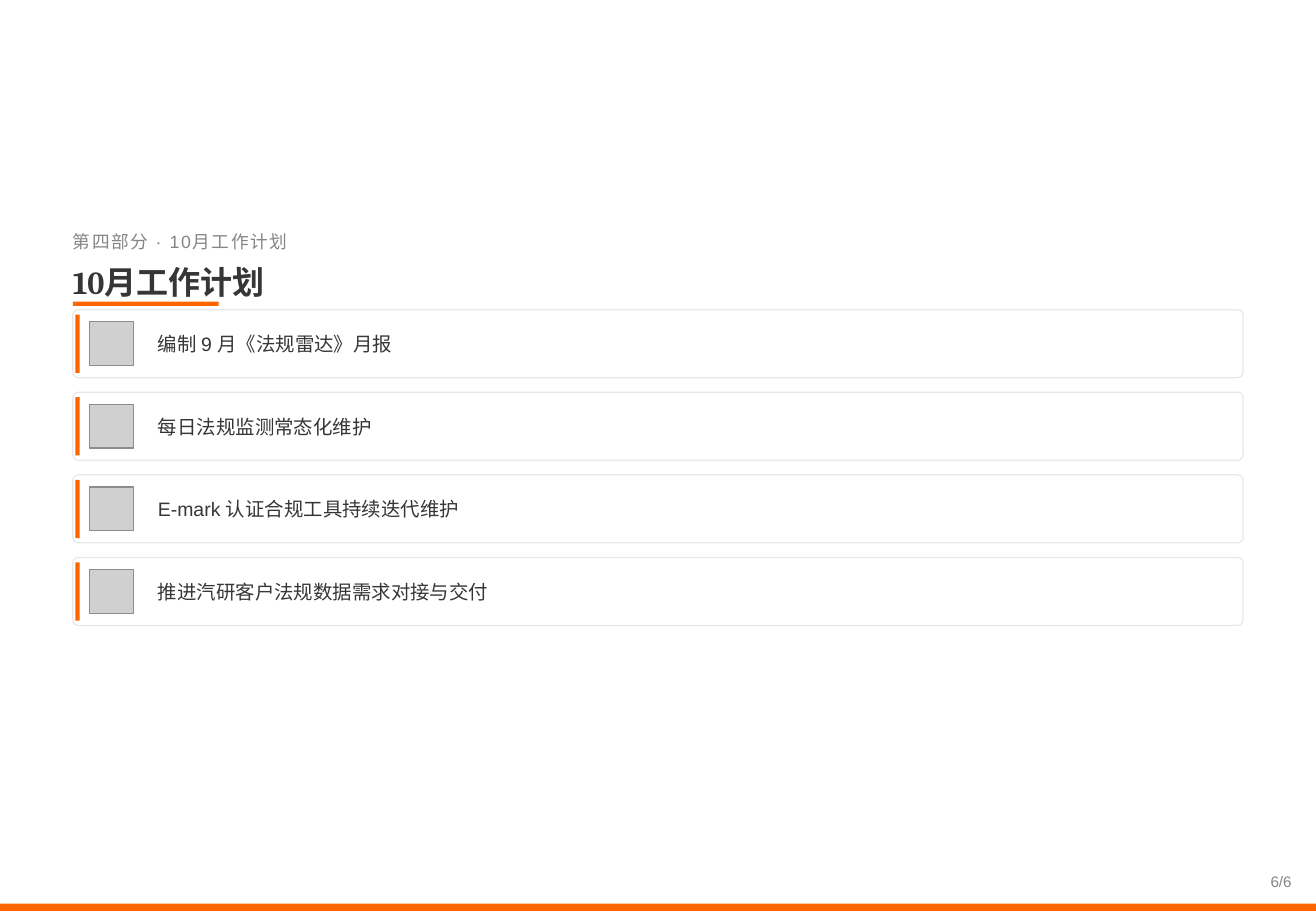
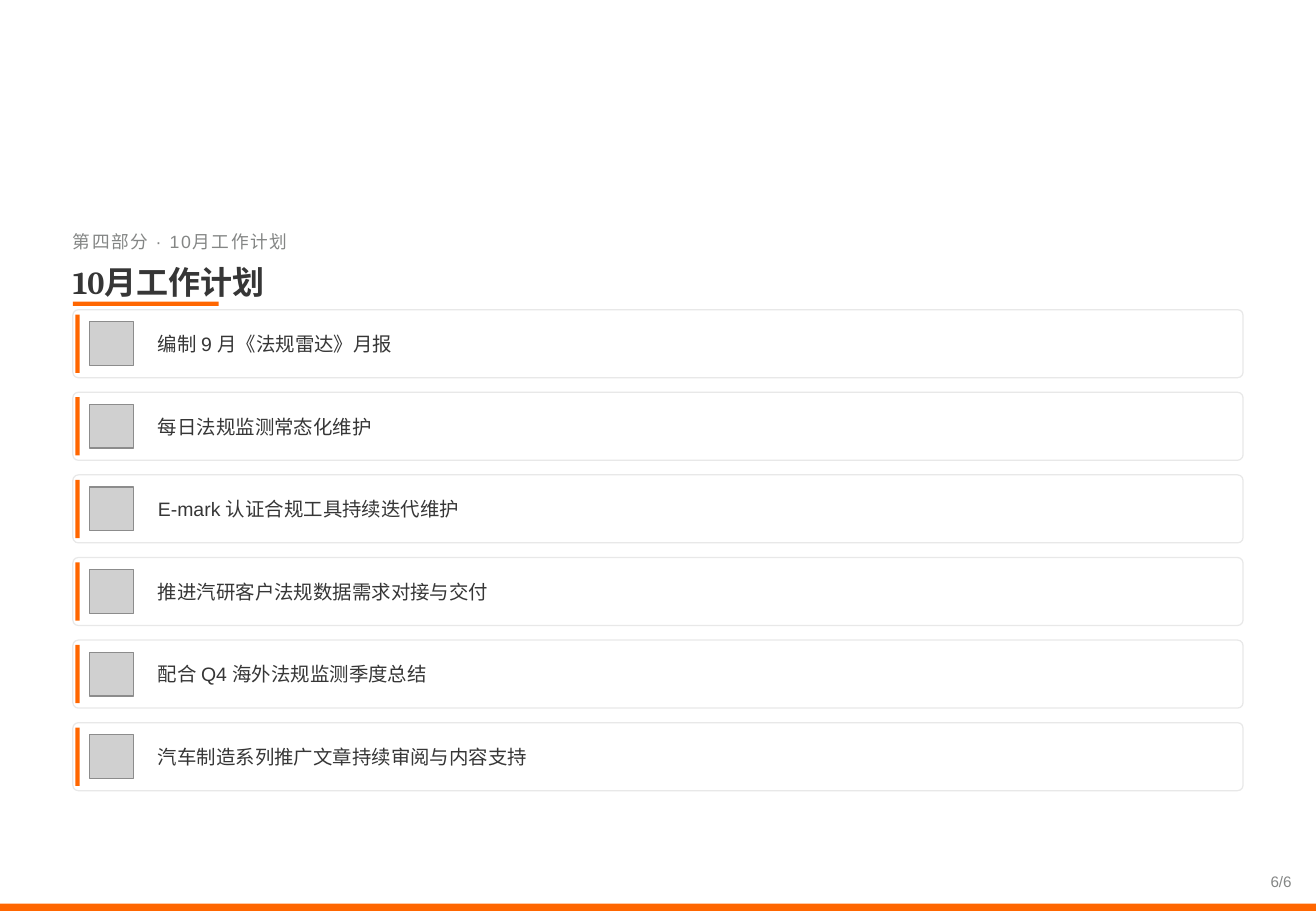
Before and after one commit to zhenghannah1228-boop/Auto-Reg-Monitor, a slide deck: slide 6 of 2026年8-9月工作汇报.pptx. Drawn at 1316x911 pixels with LibreOffice and Linux fonts; fonts in the diff are those of the drawing; grey boxes stand for pictures; background and template pictures are left out. Boxes give left, top, right and bottom in pixels: in the first picture for what was removed or moved away, otherwise in the second. Text is boxed around its words. In the diff, an @@ line names an element or a change of style, - is before the commit and + after.

```diff
--- a/2026年8-9月工作汇报.pptx
+++ b/2026年8-9月工作汇报.pptx
@@ rounded rectangle added at (73,640,1243,708), fill #FFFFFF, outline #E8E8E8 0.75 pt @@
@@ rectangle added at (75,645,80,704), fill #FF6600 @@
@@ picture added at (90,653,134,696) @@
@@ text added at (158,664,426,685), 11.5 pt, text #363636 @@
+配合 Q4 海外法规监测季度总结
@@ rounded rectangle added at (73,723,1243,791), fill #FFFFFF, outline #E8E8E8 0.75 pt @@
@@ rectangle added at (75,728,80,786), fill #FF6600 @@
@@ picture added at (90,735,134,779) @@
@@ text added at (158,747,527,766), 11.5 pt, text #363636 @@
+汽车制造系列推广文章持续审阅与内容支持
```
Also in this commit, not shown: 3 other slides changed.
